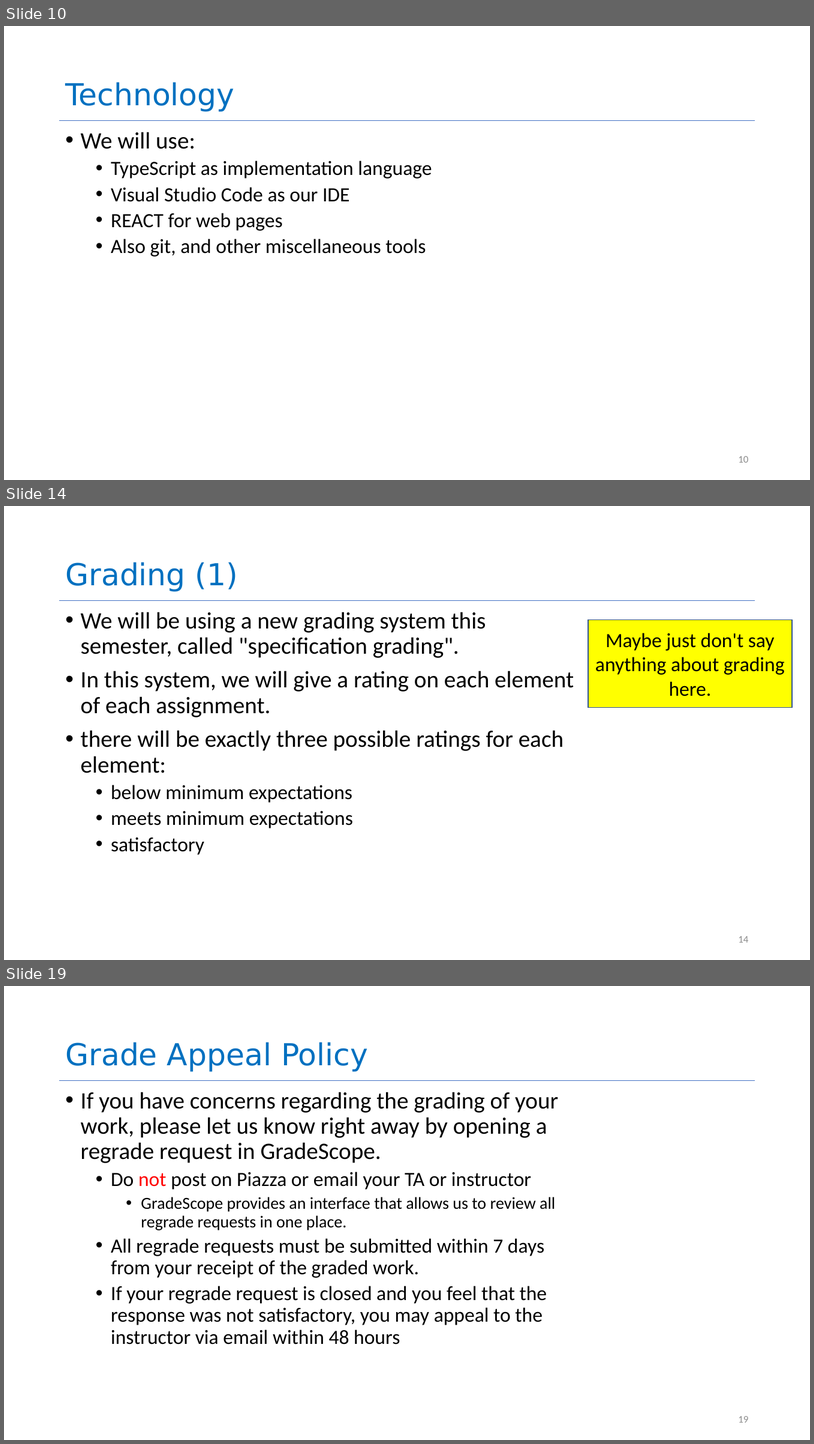
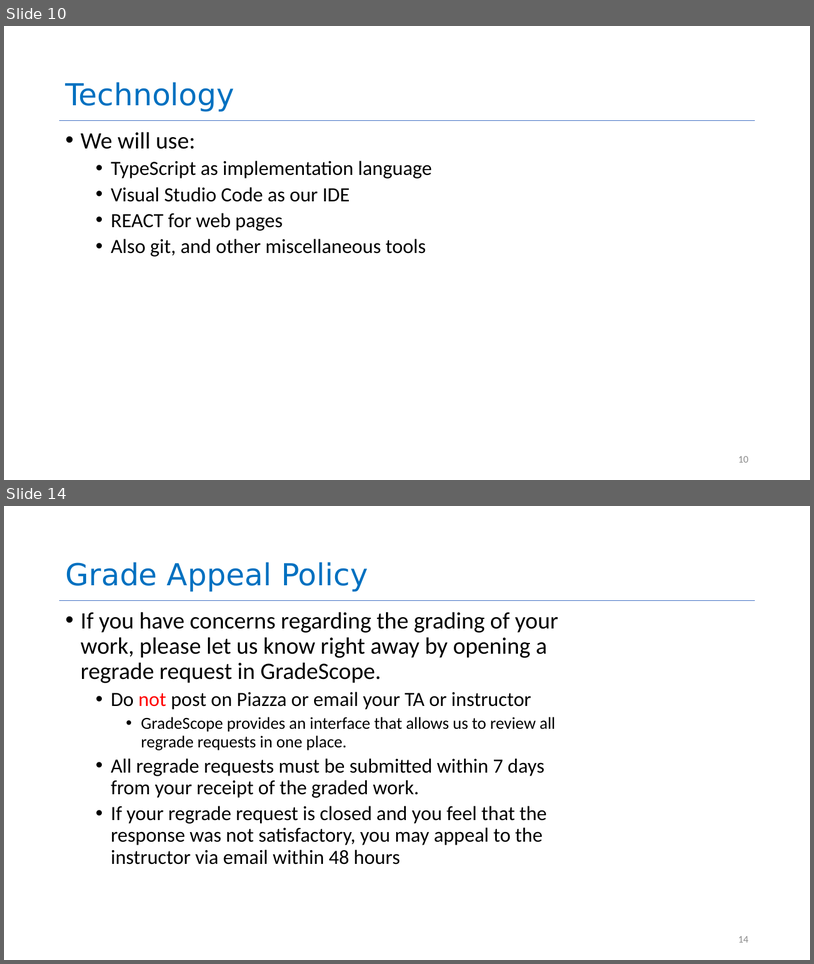
Before and after one commit to neu-se/CS4530-Spring-2022, a slide deck: Slides/Lesson 1.1 Course Introduction.pptx. Shown one above the other, each under a label of ours: slides 10, 14 and 19 before the commit, slides 10 and 14 after it; the slides between them are not shown. The pictures are 814x1444 and 814x964 pixels, drawn with LibreOffice and Linux fonts; fonts in the diff are those of the drawing. Boxes give left, top, right and bottom in pixels: in the first picture for what was removed or moved away, otherwise in the second. Text is boxed around its words. In the diff, an @@ line names an element or a change of style, - is before the commit and + after.

```diff
--- a/Slides/Lesson 1.1 Course Introduction.pptx
+++ b/Slides/Lesson 1.1 Course Introduction.pptx
@@ slide 14 removed at box(4, 506, 810, 960), background #FFFFFF; not listed: 1 template element that a slide beside it also shows @@
@@ title removed at box(65, 562, 238, 592) @@
-Grading (1)
@@ text removed at box(81, 612, 574, 855) @@
-• We will be using a new grading system this semester, called "specification grading".
-• In this system, we will give a rating on each element of each assignment.
-• there will be exactly three possible ratings for each element:
-  • below minimum expectations
-  • meets minimum expectations
-  • satisfactory
@@ rectangle removed at box(588, 620, 792, 708) @@
-Maybe just don't say anything about grading here.
@@ page number removed at box(738, 936, 749, 942) @@
-14
@@ what was slide 19 is now slide 14 @@
@@ page number at box(738, 936, 749, 942): text changed @@
-19
+14
```
Also in this commit, not shown: 8 slides changed, 4 other slides removed.
